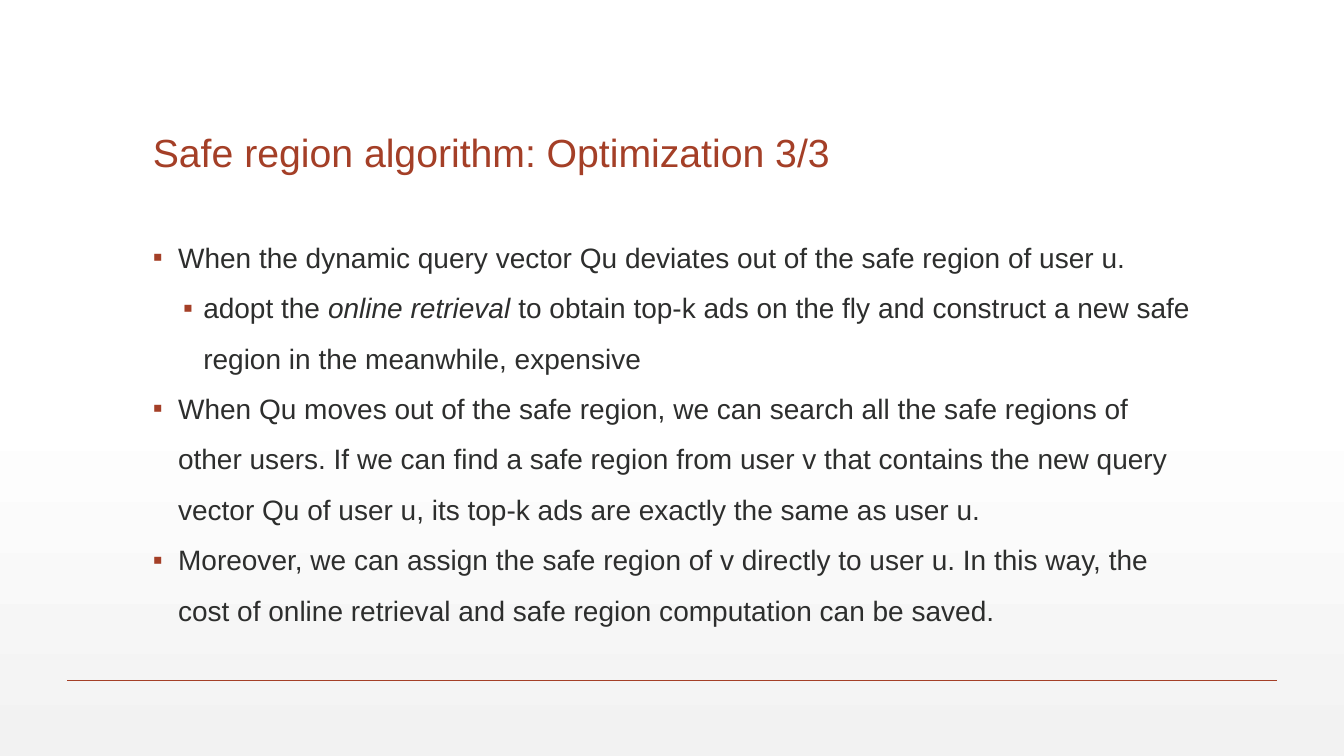
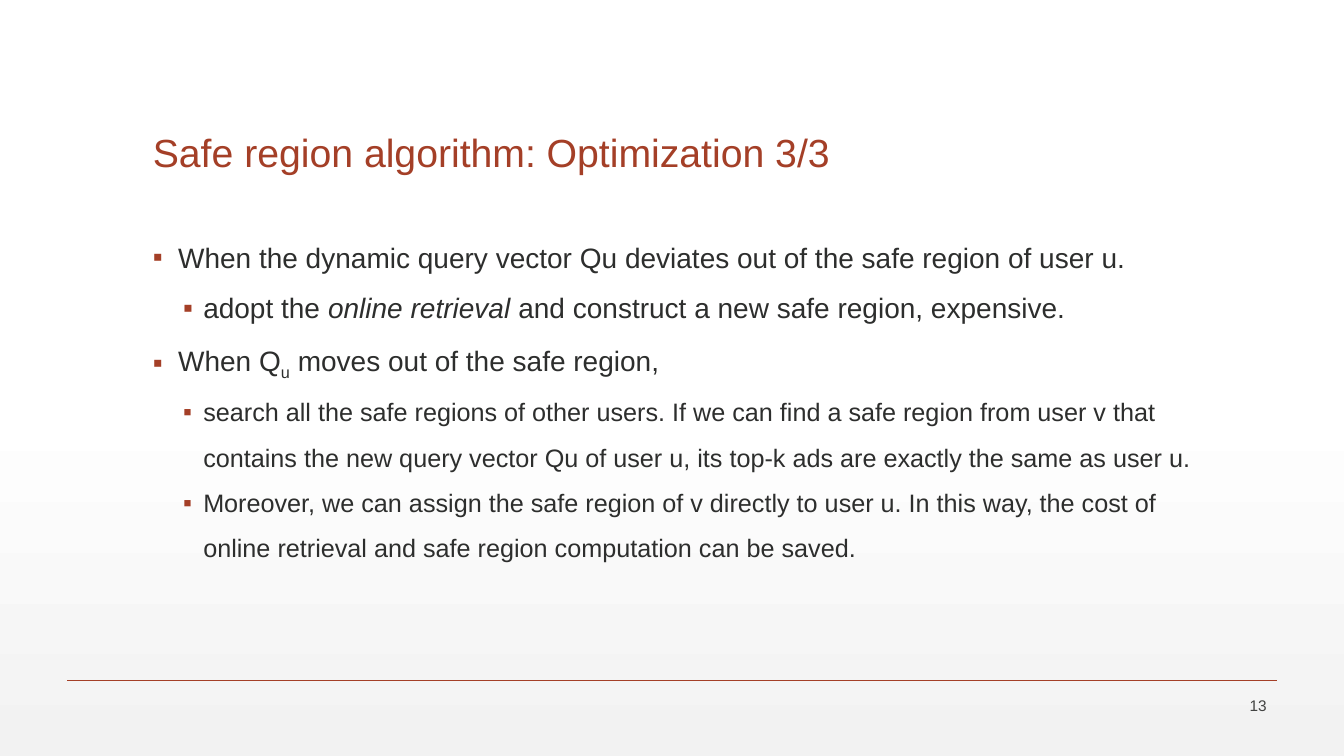
Before and after one commit to maltahan/Seminar, a slide deck: slide 13 of SeminarPresentation.pptx. Drawn at 1344x756 pixels with LibreOffice and Linux fonts; fonts in the diff are those of the drawing. Boxes give left, top, right and bottom in pixels: in the first picture for what was removed or moved away, otherwise in the second. Text is boxed around its words. In the diff, an @@ line names an element or a change of style, - is before the commit and + after.

```diff
--- a/SeminarPresentation.pptx
+++ b/SeminarPresentation.pptx
@@ text at box(178, 297, 1190, 472): text changed; size 20 to 18 pt @@
-  ▪ adopt the online retrieval to obtain top-k ads on the fly and construct a new safe region in the meanwhile, expensive
-▪ When Qu moves out of the safe region, we can search all the safe regions of other users. If we can find a safe region from user v that contains the new query vector Qu of user u, its top-k ads are exactly the same as user u.
+  ▪ adopt the online retrieval and construct a new safe region, expensive.
+▪ When Qu moves out of the safe region,
+  ▪ search all the safe regions of other users. If we can find a safe region from user v that contains the new query vector Qu of user u, its top-k ads are exactly the same as user u.
@@ text at box(203, 493, 1156, 563): size 20 to 18 pt in "Moreover, we can assign the safe region ..."; list level 1 to 2 in "Moreover, we can assign the ..." @@
@@ page number added at box(1250, 700, 1267, 711), 11 pt, text #424342 @@
+13
```
Also in this commit, not shown: 5 other slides changed.
